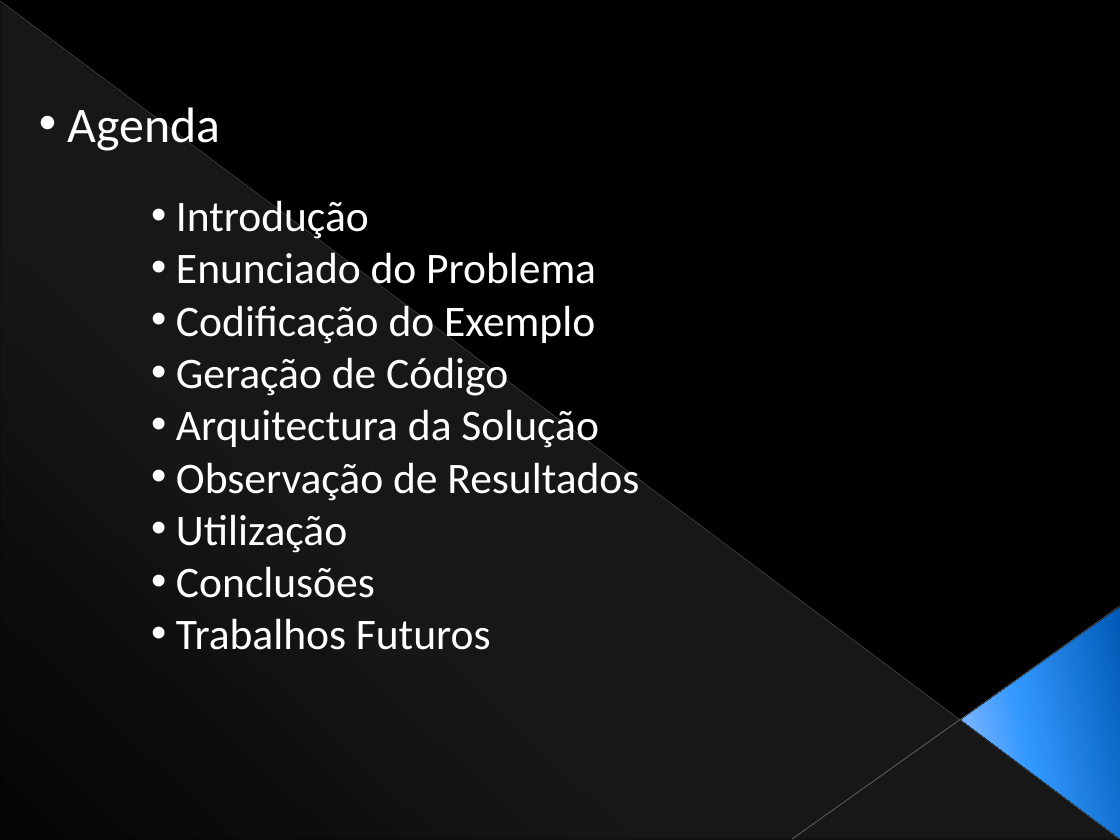
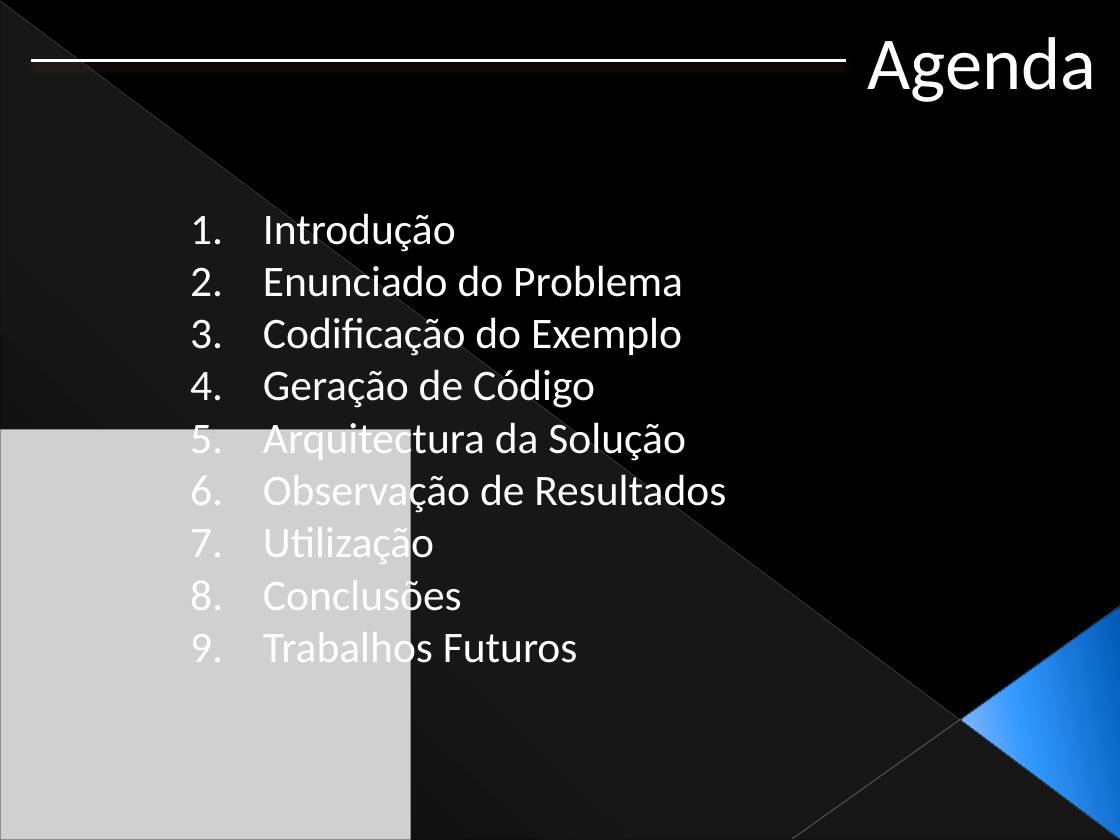
Before and after one commit to Netivski/projectoseminario, a slide deck: slide 2 of Apresentação Final/Presentation Sketch.pptx. Drawn at 1120x840 pixels with LibreOffice and Linux fonts; fonts in the diff are those of the drawing; grey boxes stand for pictures. Boxes give left, top, right and bottom in pixels: in the first picture for what was removed or moved away, otherwise in the second. Text is boxed around its words. In the diff, an @@ line names an element or a change of style, - is before the commit and + after.

```diff
--- a/Apresentação Final/Presentation Sketch.pptx
+++ b/Apresentação Final/Presentation Sketch.pptx
@@ text "Agenda": place and size @@
-text "Agenda" at (68,107,221,151)
+text "Agenda" at (868,37,1097,102)
@@ text "Agenda" at (868,37,1097,102): size 32 to 48 pt; alignment justified to left; bullet • to none @@
@@ line added from (847, 60) to (30, 60), #FFFFFF 2 pt @@
@@ text "Introdução": place and size @@
-text "Introdução" at (176,200,639,650)
+text "Introdução" at (263,208,726,673)
@@ text "Introdução" at (263,208,726,673): bullet • to 1. @@
@@ picture added at (0,429,411,840) @@
```
Also in this commit, not shown: 7 other slides changed.
